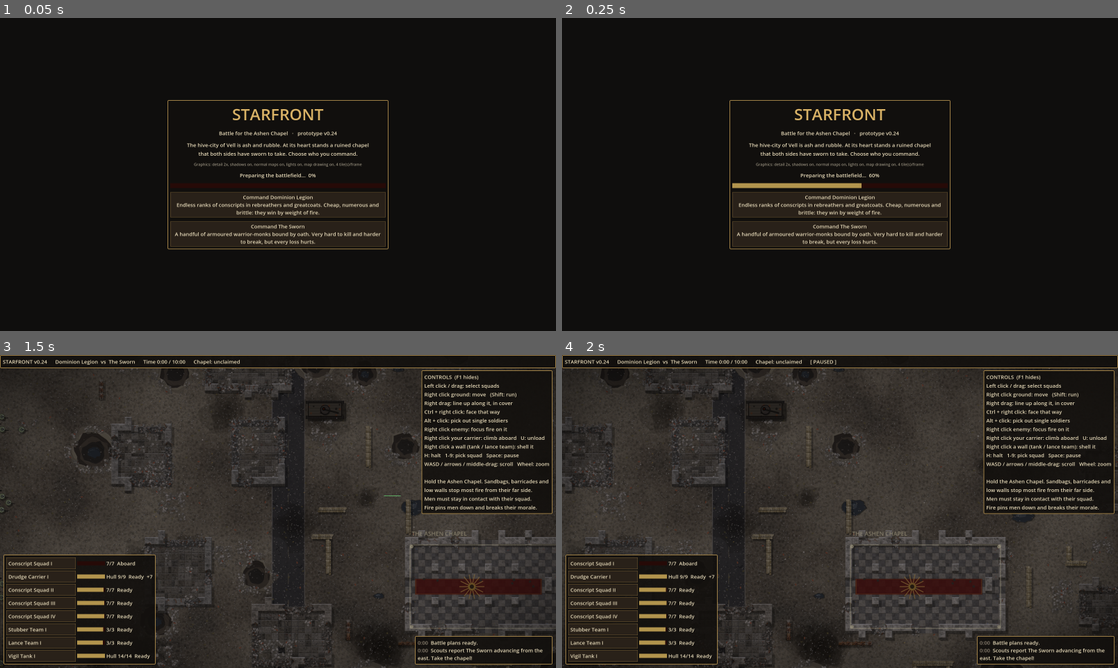
Above: before the commit, frames 1-4 (two rows, left to right).
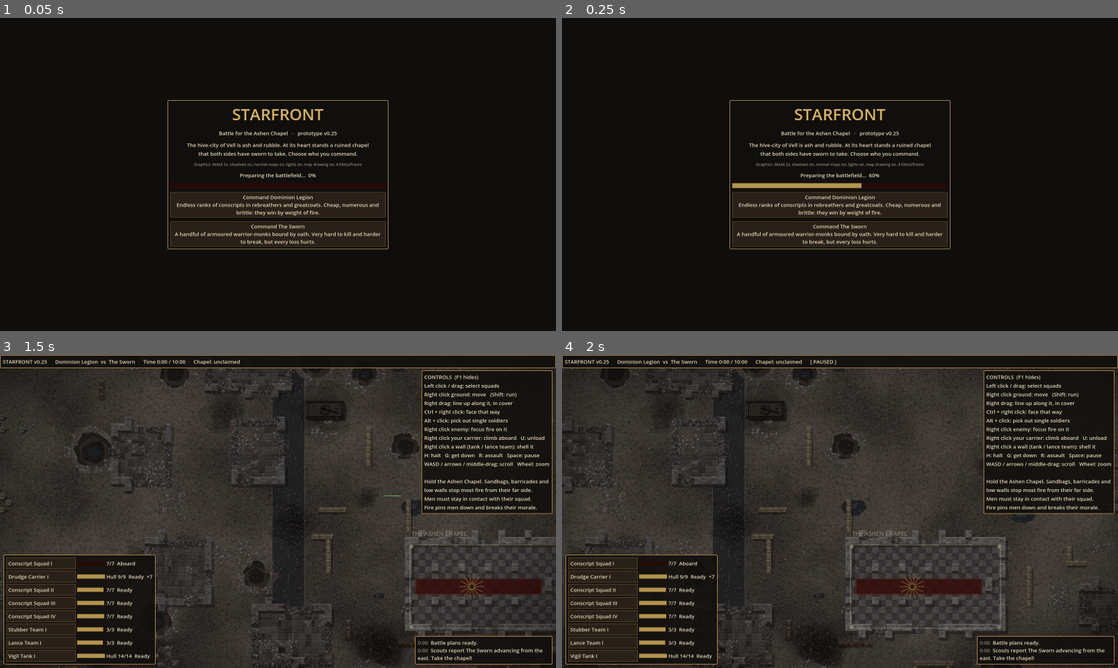
Above: after the commit, the same moments.

Repository: sirspoon/StarFront
Game: Godot game, scene res://scenes/main.tscn
Two runs of this game, one before a commit and one after it. Both use one fixed random seed, a clock stepped at 60 frames per second and the inputs below.
Inputs (mouse positions are in pixels of both pictures, inside the frame that each line leads up to):
- Up to frame 1 (0.05 s): no input
- Up to frame 2 (0.25 s): no input
- Up to frame 3 (1.5 s): click "Command Dominion Legion Endle…" at 0.5 s; tap Enter at 1.25 s; move the mouse to (400, 495) at 1.27 s; hold D from 1.28 s (still down); tap G at 1.35 s; click (400, 495) at 1.42 s
- Up to frame 4 (2 s): keep holding D; tap Space at 1.52 s; tap R at 1.55 s

The runs differ from the first frame. In frame 1, less than 0.1% of the frame differs, in the area x 60-61%, y 36-38%; in frame 2, less than 0.1%; in frame 3, 0.1%; in frame 4, 0.1%, in the area x 7-97%, y 1-34%.

Commit message:
StarFront v0.25: crouching, leaning out, Down stance and Assault
Co-Authored-By: Claude Opus 5.5 <noreply@anthropic.com>
Claude-Session: https://claude.ai/code/session_01Q9zFWq6qGPKtGhTxhDqH85

Diff:
--- a/project.godot
+++ b/project.godot
@@ -7,7 +7,7 @@
 
 config/name="StarFront"
 config/description="Real-time squad tactics in a ruined gothic future."
-config/version="0.24"
+config/version="0.25"
 run/main_scene="res://scenes/main.tscn"
 config/features=PackedStringArray("4.3", "GL Compatibility")
 config/icon="res://icon.svg"
--- a/scripts/game_data.gd
+++ b/scripts/game_data.gd
@@ -2,7 +2,7 @@
 extends RefCounted
 ## Factions, soldier types and weapons. Balance tuning lives here.
 
-const VERSION := "0.24"
+const VERSION := "0.25"
 
 ## range in pixels (16 px = 1 map cell); cooldown = seconds between bursts;
 ## acc = base hit chance; ap = how much infantry armour it ignores; supp = suppression per shot;
--- a/scripts/hud.gd
+++ b/scripts/hud.gd
@@ -90,7 +90,7 @@
 			+ "Right click enemy: focus fire on it\n" \
 			+ "Right click your carrier: climb aboard   U: unload\n" \
 			+ "Right click a wall (tank / lance team): shell it\n" \
-			+ "H: halt   1-9: pick squad   Space: pause\n" \
+			+ "H: halt   G: get down   R: assault   Space: pause\n" \
 			+ "WASD / arrows / middle-drag: scroll   Wheel: zoom\n\n" \
 			+ "Hold the Ashen Chapel. Sandbags, barricades and\n" \
 			+ "low walls stop most fire from their far side.\n" \
@@ -142,7 +142,7 @@
 	touch_bar = HBoxContainer.new()
 	touch_bar.add_theme_constant_override("separation", 6)
 	panel.add_child(touch_bar)
-	for spec in [["Run", true], ["Face", true], ["Pick", true], ["Halt", false], ["Unload", false],
+	for spec in [["Assault", true], ["Down", true], ["Face", true], ["Pick", true], ["Halt", false], ["Unload", false],
 			["Squads", true], ["Pause", true], ["?", false]]:
 		var b := Button.new()
 		b.text = spec[0]
--- a/scripts/main.gd
+++ b/scripts/main.gd
@@ -124,6 +124,9 @@
 			_test_orders()
 		if "--test-carrier" in args:
 			_test_carrier()
+		if "--prone" in args:  # test aid: the Legion fights in the Down stance
+			for sq in _player_squads():
+				sq.set_prone(true)
 	else:
 		hud.show_menu()
 
@@ -603,6 +606,11 @@
 			if vehicles_only:
 				break
 	camera.position = c / maxi(n, 1)
+	var squad_shot := false
+	for a in OS.get_cmdline_user_args():
+		if a.begins_with("--shot-squad="):  # centre on one of the player's squads (by number)
+			var q: Squad = _player_squads()[int(a.trim_prefix("--shot-squad="))]
+			camera.position = q.center()
 	if "--shot-wall" in OS.get_cmdline_user_args() and last_wall_down != null:
 		camera.position = last_wall_down
 	for a in OS.get_cmdline_user_args():
@@ -656,8 +664,11 @@
 	for s in soldiers:
 		if not s.is_alive():
 			continue
-		var hidden := not s.is_vehicle and map.cell_cover(map.cell_of(s.position)) > 0.2 and time - s.last_fire_time > 4.0 and not s.moving
+		var quiet := time - s.last_fire_time > 4.0
+		var hidden := not s.is_vehicle and map.cell_cover(map.cell_of(s.position)) > 0.2 and quiet and not s.moving
 		var sight := SIGHT_HIDDEN if hidden else SIGHT
+		if not s.is_vehicle and s.posture == "prone" and quiet:
+			sight = minf(sight, SIGHT_HIDDEN if map.cell_cover(map.cell_of(s.position)) > 0.0 else 380.0)
 		for team in 2:
 			if team == s.team:
 				s.seen_by[team] = true
@@ -698,12 +709,19 @@
 	else:
 		p *= 1.0 - map.cover_vs(target.position, shooter.position)
 	if shooter.moving:
-		p *= 0.5
+		p *= 0.3 if shooter.running else 0.5  # assaulting: firing on the run
+	elif shooter.posture == "prone" and shooter.state != Soldier.State.PINNED:
+		p *= 1.25  # lying flat, braced: a steadier aim
 	if shooter.state == Soldier.State.PINNED:
 		p *= 0.5
 	p *= 1.0 - shooter.suppression / 200.0
-	if target.state == Soldier.State.PINNED:
-		p *= 0.75
+	if target.posture == "prone" and not target.is_vehicle:
+		p *= 0.7  # a man lying flat is a small target
+		var tt := map.get_t(map.cell_of(target.position))
+		if tt == BattleMap.T.RUBBLE or tt == BattleMap.T.CRATER:
+			p *= 0.7  # ...and flat in rubble or a crater, very hard to hit
+	elif target.posture == "crouch":
+		p *= 0.9
 	var hit := randf() < p
 	if hit:
 		hits[shooter.team] += 1
@@ -1001,6 +1019,8 @@
 
 func select_squad(sq: Squad, add: bool) -> void:
 	plan_fresh = true
+	if hud != null:
+		hud.sync_touch("Down", sq.prone)
 	if not add:
 		for o in squads:
 			o.selected = false
@@ -1085,6 +1105,16 @@
 				var v = sq.vehicle()
 				if sq.selected and v != null:
 					v.unload()
+		elif k == KEY_G:
+			var any_up := _player_squads().any(func(q): return q.selected and not q.prone)
+			for sq in _player_squads():
+				if sq.selected:
+					sq.set_prone(any_up)
+		elif k == KEY_R:
+			var any_slow := _player_squads().any(func(q): return q.selected and not q.running)
+			for sq in _player_squads():
+				if sq.selected:
+					sq.set_assault(any_slow)
 		elif k == KEY_H:
 			for sq in _player_squads():
 				if sq.selected:
@@ -1540,8 +1570,20 @@
 ## The touch bar's buttons.
 func touch_button(key: String, on: bool) -> void:
 	match key:
-		"Run":
+		"Assault":
 			run_toggle = on
+			if on:
+				hud.sync_touch("Down", false)
+			for sq in _player_squads():
+				if sq.selected:
+					sq.set_assault(on)  # speeds up (or slows) orders they're already carrying out
+		"Down":
+			for sq in _player_squads():
+				if sq.selected:
+					sq.set_prone(on)
+			if on:
+				run_toggle = false
+				hud.sync_touch("Assault", false)
 		"Face":
 			face_mode = on
 		"Pick":
--- a/scripts/soldier.gd
+++ b/scripts/soldier.gd
@@ -43,6 +43,11 @@
 var seen_by := [true, true]
 var is_vehicle := false
 var in_cover := false      # crouched behind cover facing the threat
+var behind_low := false    # waist-high cover between him and the threat
+var corner_cover := false  # a wall or wreck between him and the threat (leans out to fire)
+var posture := "stand"     # stand, crouch or prone (how he's drawn, and how hard he is to hit)
+var lean := 0.0            # leaning out round cover to fire: -1..1 sideways
+var lean_side := 1.0
 var strength := 1         # how much this unit counts towards its side's strength
 var board_vehicle = null  # carrier this soldier is walking to
 var carrier = null        # carrier this soldier is riding in
@@ -130,6 +135,7 @@
 			_follow_path(dt, false)
 	if state != State.ROUTING and is_alive():
 		_fight(dt, now)
+	_update_posture(dt)
 	if visible:
 		queue_redraw()
 
@@ -145,6 +151,30 @@
 		path = map.find_path(position, v.position)
 		path_i = 0
 		running = true
+
+
+## How he holds himself: flat when pinned or in the Down stance (but kneeling behind
+## waist-high cover, so he can see over it), kneeling when in cover, otherwise upright.
+## When firing from behind a wall or wreck he leans out round it.
+func _update_posture(dt: float) -> void:
+	if state == State.PINNED:
+		posture = "prone"
+	elif squad.prone and not (running and moving):
+		posture = "crouch" if behind_low else "prone"
+	elif (in_cover or behind_low) and not moving:
+		posture = "crouch"
+	else:
+		posture = "stand"
+	var firing := burst_left > 0 or flash > 0.0
+	var want := 0.0
+	if firing and corner_cover and not moving:
+		if lean == 0.0:
+			# lean towards whichever side is open
+			var side := Vector2.from_angle(facing).orthogonal()
+			var right_open := not map.blocks(map.get_t(map.cell_of(position + side * BattleMap.CELL)))
+			lean_side = 1.0 if right_open else -1.0
+		want = lean_side
+	lean = move_toward(lean, want, dt * 6.0)
 
 
 func _update_state(under_fire: bool) -> void:
@@ -183,7 +213,9 @@
 	var target := path[path_i]
 	var to := target - position
 	var spd := speed * map.speed_mult(position)
-	if running:
+	if squad.prone and not fleeing:
+		spd *= 0.35  # crawling
+	elif running:
 		spd *= 1.7
 	if suppression > 40.0:
 		spd *= 0.6
@@ -213,7 +245,7 @@
 			burst_left -= 1
 			burst_timer = weapon.gap
 		return
-	if cooldown > 0.0 or (running and moving):
+	if cooldown > 0.0:
 		return
 	var bp = breach_point() if can_breach() else null
 	if bp != null:
@@ -317,16 +349,37 @@
 	if squad.selected:
 		var picked := squad.sub.has(self)
 		draw_arc(Vector2.ZERO, radius + 5.0, 0, TAU, 28, Color(1.0, 0.85, 0.3, 0.95) if picked else Color(0.45, 1.0, 0.45, 0.85), 2.0 if picked else 1.5)
-	draw_set_transform(Vector2(3, 4), 0, Vector2(1, 0.8))
-	draw_circle(Vector2.ZERO, radius + 1.0, Color(0, 0, 0, 0.35))
-	var prone := state == State.PINNED
-	var crouch := in_cover and not moving and flash <= 0.0 and not prone
-	draw_set_transform(Vector2.ZERO, facing, Vector2(1.25, 0.8) if prone else (Vector2(0.86, 0.86) if crouch else Vector2.ONE))
-	if moving and not prone:
-		var s := sin(walk) * radius * 0.45
-		var leg: Color = colors.armour
-		draw_circle(Vector2(s, -radius * 0.38), radius * 0.32, leg.darkened(0.3))
-		draw_circle(Vector2(-s, radius * 0.38), radius * 0.32, leg.darkened(0.3))
+	var prone := posture == "prone"
+	var crouch := posture == "crouch"
+	var r := radius
+	var off := Vector2.from_angle(facing).orthogonal() * lean * r * 0.9  # leaning out round cover
+	var leg: Color = Color(colors.coat).darkened(0.18)
+	# shadow: long and low when lying flat, small when kneeling
+	if prone:
+		draw_set_transform(off + Vector2(2, 3) - Vector2.from_angle(facing) * r * 0.6, facing, Vector2(1.9, 0.8))
+	else:
+		draw_set_transform(off + Vector2(3, 4), 0, Vector2(0.85, 0.7) if crouch else Vector2(1, 0.8))
+	draw_circle(Vector2.ZERO, r + 1.0, Color(0, 0, 0, 0.35))
+	draw_set_transform(off, facing, Vector2.ONE)
+	if prone:
+		# legs stretched out behind him, shuffling when he crawls
+		var c := sin(walk * 1.5) * r * 0.25 if moving else 0.0
+		for sgn in [-1.0, 1.0]:
+			var k: float = c * sgn
+			draw_line(Vector2(-r * 0.6, sgn * r * 0.3), Vector2(-r * 1.9 + k, sgn * r * 0.42), Color(0, 0, 0, 0.35), r * 0.62)
+			draw_line(Vector2(-r * 0.6, sgn * r * 0.3), Vector2(-r * 1.85 + k, sgn * r * 0.4), leg, r * 0.5)
+			draw_circle(Vector2(-r * 1.95 + k, sgn * r * 0.4), r * 0.26, Color(0.12, 0.11, 0.1))  # boots
+		draw_set_transform(off, facing, Vector2(1.1, 0.82))
+	elif crouch:
+		# kneeling: one knee forward, the other foot tucked behind
+		draw_circle(Vector2(r * 0.55, -r * 0.55), r * 0.36, leg)  # knee forward
+		draw_line(Vector2(-r * 0.2, r * 0.45), Vector2(-r * 0.95, r * 0.5), leg.darkened(0.15), r * 0.42)
+		draw_circle(Vector2(-r * 1.05, r * 0.5), r * 0.24, Color(0.12, 0.11, 0.1))  # foot tucked behind
+		draw_set_transform(off, facing, Vector2(0.86, 0.9))
+	elif moving:
+		var sw := sin(walk) * r * 0.45
+		draw_circle(Vector2(sw, -r * 0.38), r * 0.32, leg)
+		draw_circle(Vector2(-sw, r * 0.38), r * 0.32, leg)
 	if faction == "sworn":
 		_draw_sworn()
 	else:
@@ -339,6 +392,8 @@
 			pts.append(m + Vector2.from_angle(i * TAU / 8.0) * rr)
 		draw_colored_polygon(pts, Color(1.0, 0.9, 0.5, 0.95))
 	draw_set_transform(Vector2.ZERO, 0, Vector2.ONE)
+	if squad.prone and squad.selected:
+		draw_line(Vector2(-4, r + 7.0), Vector2(4, r + 7.0), Color(0.6, 0.8, 1.0, 0.8), 1.5)  # Down stance marker
 	if max_hp > 1 and (squad.selected or hp < max_hp):
 		for i in max_hp:
 			var c := Color(0.9, 0.85, 0.6) if i < hp else Color(0.2, 0.2, 0.2)
--- a/scripts/squad.gd
+++ b/scripts/squad.gd
@@ -14,6 +14,7 @@
 var facing := Vector2.ZERO  # the direction the squad watches (ZERO = no order)
 var sub: Array = []          # soldiers picked out individually (Alt+click); orders go to them only
 var think_timer := randf() * 1.2
+var prone := false      # 'Down' stance: lie flat (crouch behind low cover), crawl when moving
 var queue: Array = []   # orders still to come: {kind: "move"/"line", a, b, face, run}
 var current = null      # the order being carried out now (for drawing the route), or null
 
@@ -386,6 +387,9 @@
 		var cell := map.cell_of(m.position)
 		var cur := map.cell_cover_dir(cell, threat)
 		m.in_cover = threat != Vector2.ZERO and cur >= 0.6
+		var ahead := map.get_t(map.cell_of(m.position + threat * float(BattleMap.CELL))) if threat != Vector2.ZERO else BattleMap.T.OPEN
+		m.behind_low = ahead == BattleMap.T.LOW
+		m.corner_cover = ahead == BattleMap.T.WALL or ahead == BattleMap.T.WRECK
 		if threat == Vector2.ZERO or m.moving or m.state != Soldier.State.READY or m.burst_left > 0 or cur >= 0.55:
 			continue
 		var best := cell
@@ -414,6 +418,29 @@
 					best = n
 		if best != cell:
 			m.go_to(map.center_of(best), false)
+
+
+## Assault on or off for the orders the squad is carrying out now and those planned.
+func set_assault(on: bool) -> void:
+	running = on
+	if on:
+		prone = false
+	for m in members:
+		if m.is_alive() and m.state != Soldier.State.ROUTING:
+			m.running = on
+	var v = vehicle()
+	if v != null:
+		v.running = on
+	for o in queue:
+		o.run = on
+	if current != null:
+		current.run = on
+
+
+func set_prone(on: bool) -> void:
+	prone = on
+	if on:
+		set_assault(false)
 
 
 func halt() -> void:
Not shown, changed: CHANGELOG.md
Not shown, changed: CLAUDE.md
